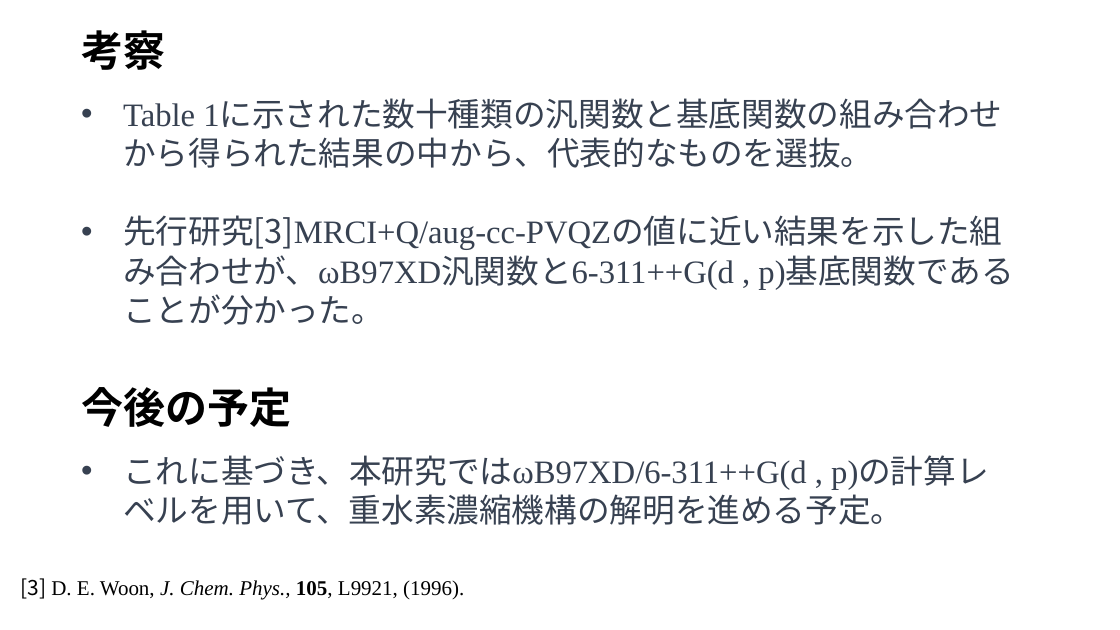
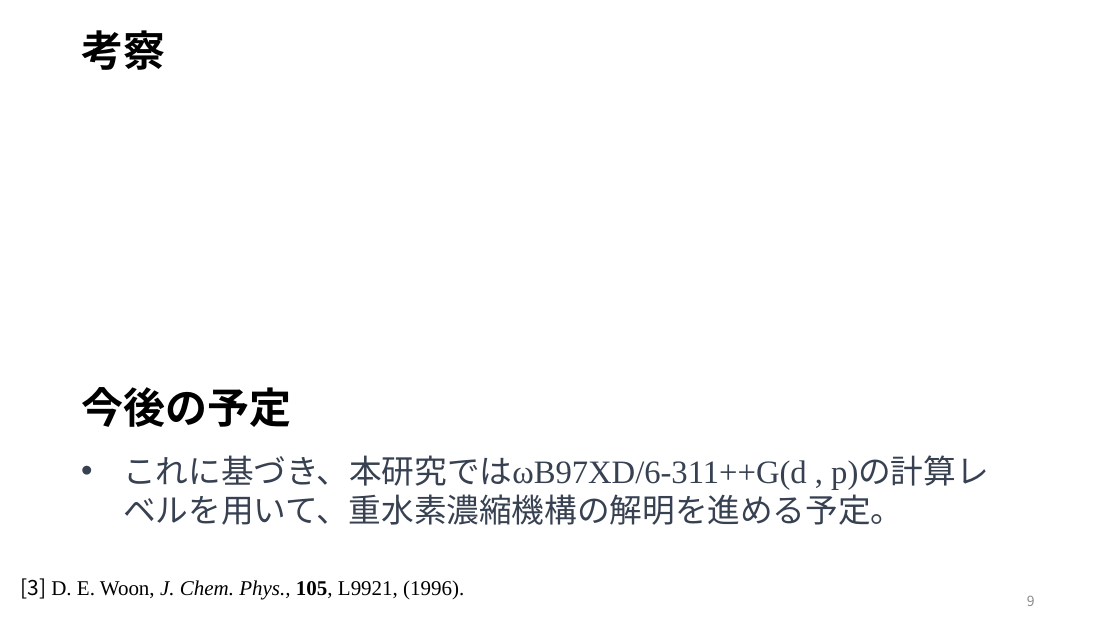
Before and after one commit to tabiseal/Qpcdata, a slide deck: slide 9 of 20231209.pptx. Drawn at 1120x630 pixels with LibreOffice and Linux fonts; fonts in the diff are those of the drawing. Boxes give left, top, right and bottom in pixels: in the first picture for what was removed or moved away, otherwise in the second. Text is boxed around its words. In the diff, an @@ line names an element or a change of style, - is before the commit and + after.

```diff
--- a/20231209.pptx
+++ b/20231209.pptx
@@ text removed at box(123, 103, 1013, 325) @@
-• Table 1に示された数十種類の汎関数と基底関数の組み合わせから得られた結果の中から、代表的なものを選抜。
-• 先行研究[3]MRCI+Q/aug-cc-PVQZの値に近い結果を示した組み合わせが、ωB97XD汎関数と6-311++G(d , p)基底関数であることが分かった。
@@ page number added at box(1027, 595, 1035, 606), 12 pt, text #8C8C8C @@
+9
```
Also in this commit, not shown: 11 other slides changed, 1 slide added, 1 slide removed.
